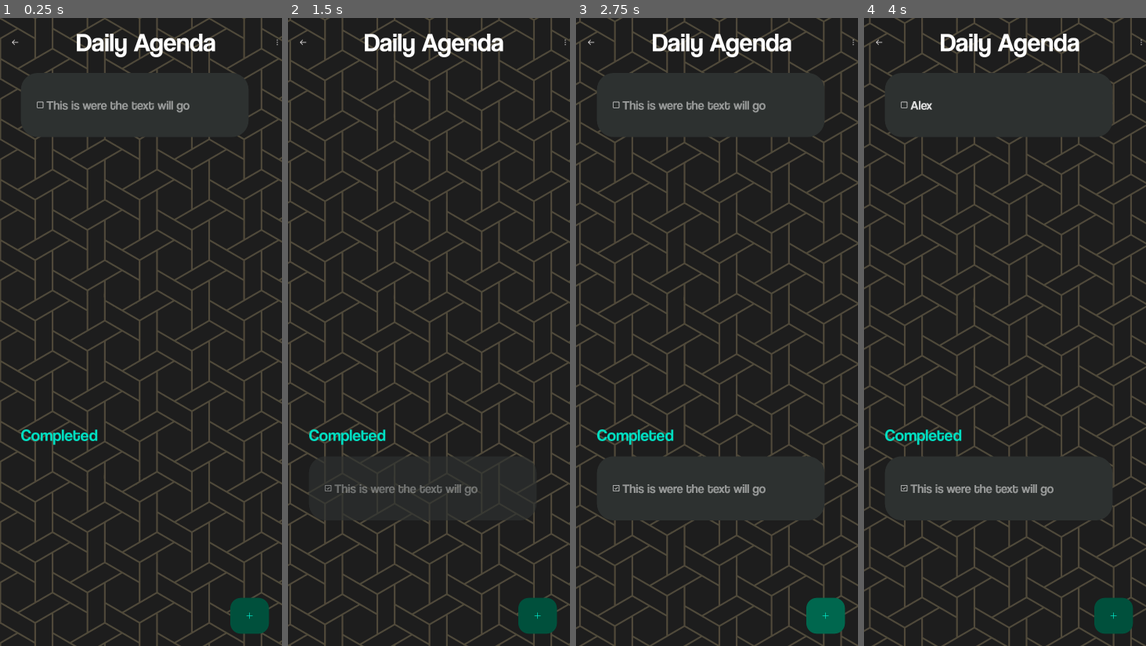
Above: before the commit, frames 1-4 (left to right).
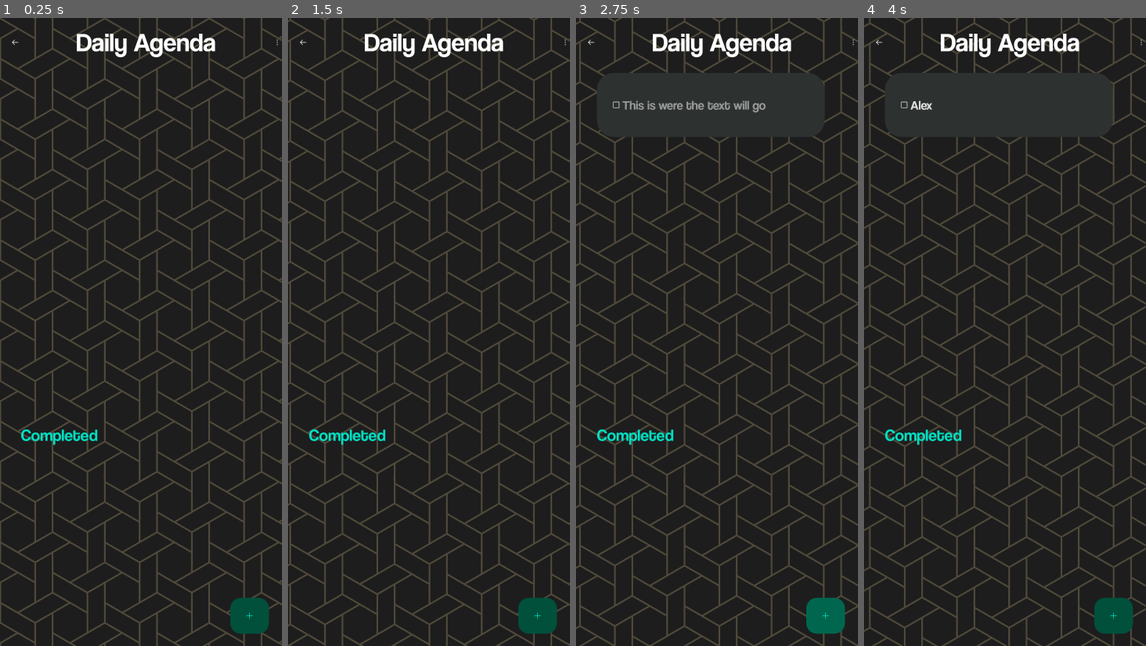
Above: after the commit, the same moments.

Repository: ArtinTheCoder/note_tracker
Game: Godot game, scene res://scenes/tracker.tscn
Same seed, same stepped clock (60 frames per second), same inputs: the game is played once before the commit and once after it.
Inputs (mouse positions are in pixels of both pictures, inside the frame that each line leads up to):
- Up to frame 1 (0.25 s): no input
- Up to frame 2 (1.5 s): click (564, 43) at 0.5 s; click (327, 105) at 1.27 s
- Up to frame 3 (2.75 s): click (826, 614) at 2 s
- Up to frame 4 (4 s): click (1010, 105) at 2.77 s; type "Alex" at 2.85 s; click (1140, 43) at 3.5 s

The runs differ from the first frame. In frame 1, 1.2% of the frame differs, in the area x 7-89%, y 8-19%; in frame 2, 0.5%; in frame 3, 1.2%; in frame 4, 1.2%.

Commit message:
made the scroll containers work better on android

Diff:
--- a/project.godot
+++ b/project.godot
@@ -22,6 +22,10 @@
 window/stretch/mode="viewport"
 window/handheld/orientation=1
 
+[input_devices]
+
+pointing/emulate_touch_from_mouse=true
+
 [rendering]
 
 renderer/rendering_method="gl_compatibility"
--- a/scenes/tracker.tscn
+++ b/scenes/tracker.tscn
@@ -6,7 +6,6 @@
 [ext_resource type="Texture2D" uid="uid://ciumnb85v66mc" path="res://assets/home_bg.png" id="2_2o4v1"]
 [ext_resource type="Shader" uid="uid://4uk3iwjpoolw" path="res://shaders/bg.gdshader" id="2_rep8v"]
 [ext_resource type="Texture2D" uid="uid://ribmmpthspxj" path="res://assets/tracker/dots-three-vertical-bold.svg" id="3_dcoxp"]
-[ext_resource type="PackedScene" uid="uid://isickk7036q" path="res://scenes/task.tscn" id="4_dcoxp"]
 [ext_resource type="Texture2D" uid="uid://col7mg5ly0af8" path="res://assets/tracker/plus.svg" id="5_2oy2a"]
 
 [sub_resource type="ShaderMaterial" id="ShaderMaterial_i26kx"]
@@ -125,13 +124,11 @@
 layout_mode = 2
 theme_override_styles/focus = SubResource("StyleBoxEmpty_2o4v1")
 horizontal_scroll_mode = 0
+vertical_scroll_mode = 3
 
 [node name="VBoxContainer" type="VBoxContainer" parent="ScrollContainer/VBoxContainer/Tasks"]
 layout_mode = 2
 theme_override_constants/separation = 280
-
-[node name="Task" parent="ScrollContainer/VBoxContainer/Tasks/VBoxContainer" instance=ExtResource("4_dcoxp")]
-layout_mode = 2
 
 [node name="Completed" type="RichTextLabel" parent="ScrollContainer/VBoxContainer"]
 layout_mode = 2
@@ -147,6 +144,8 @@
 custom_minimum_size = Vector2(0, 300)
 layout_mode = 2
 size_flags_vertical = 3
+horizontal_scroll_mode = 0
+vertical_scroll_mode = 3
 
 [node name="VBoxContainer" type="VBoxContainer" parent="ScrollContainer/VBoxContainer/FinishedTasks"]
 layout_mode = 2
Not shown: 1 places in scenes/tracker.tscn that only renumber resources
